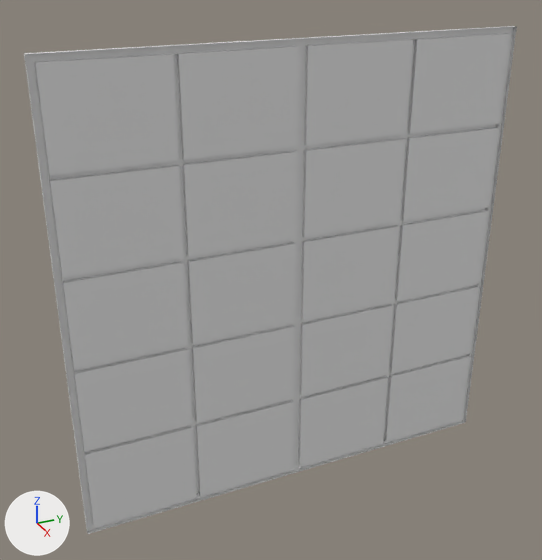
Renders of the FBX model LD40/Assets/Meshes/budynki/B2_wall_window.FBX from each side of a commit.
One viewpoint serves both versions: a 50 mm lens placed at (7.79, 5.54, 3.51), pointed at (3.8, 7.34, 1.52). The lights are fixed; the arrows at lower left show +X, +Y and +Z. Where no turn or scale is listed for an object, it has been applied to the vertices.

In view in the first picture: 'B2_wall_window'.
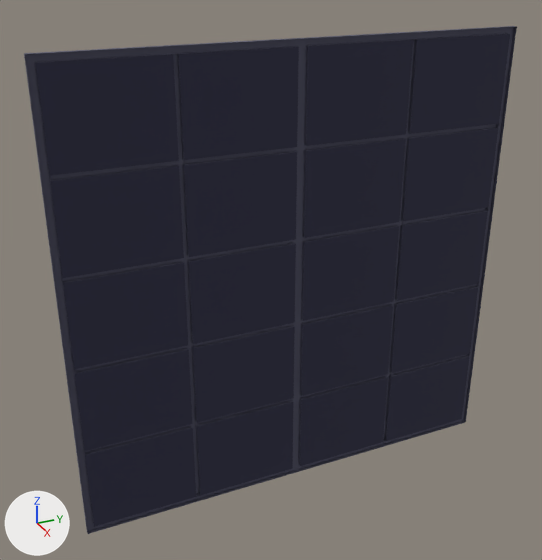
Diff of the bpy script that builds the scene:
```diff
--- a/LD40/Assets/Meshes/budynki/B2_wall_window.FBX.py
+++ b/LD40/Assets/Meshes/budynki/B2_wall_window.FBX.py
@@ mat_dol_b4_3 @@
+mat_dol_b4_3 = principled_material('dol_b4_3')
+mat_dol_b4_3.base_color = (0.0902, 0.0902, 0.141)  # dark blue #555569
+mat_dol_b4_3.roughness = 0.859
@@ mat_okno @@
+mat_okno = principled_material('okno')
+mat_okno.base_color = (0.0235, 0.0235, 0.0549)  # dark blue #2a2a42
+mat_okno.roughness = 0.859
@@ me_mesh @@
 me_mesh.from_pydata(...)  # 276 vertices, 235 faces; spans x -0.14..-0.11, y -3.0..0.0, z 0.0..3.0
 # used by ob_b2_wall_window; location = (4.0, 9.0, 0.0)
+# me_mesh part 1: all 215 faces centred in x -0.14..-0.12, y -3.0..0.0, z 0.0..3.0 switch from no material to mat_dol_b4_3 (dark blue #555569)
+# me_mesh part 2: all 20 faces centred in x -0.11, y -2.61..-0.39, z 0.33..2.67 switch from no material to mat_okno (dark blue #2a2a42)
```

Boxes [x1, y1, x2, y2] around the edits, measured in the pictures (542 x 560 px):
part 1 of me_mesh, recoloured: [24, 26, 517, 534] in both
part 2 of me_mesh, recoloured: [36, 34, 510, 527] in both
